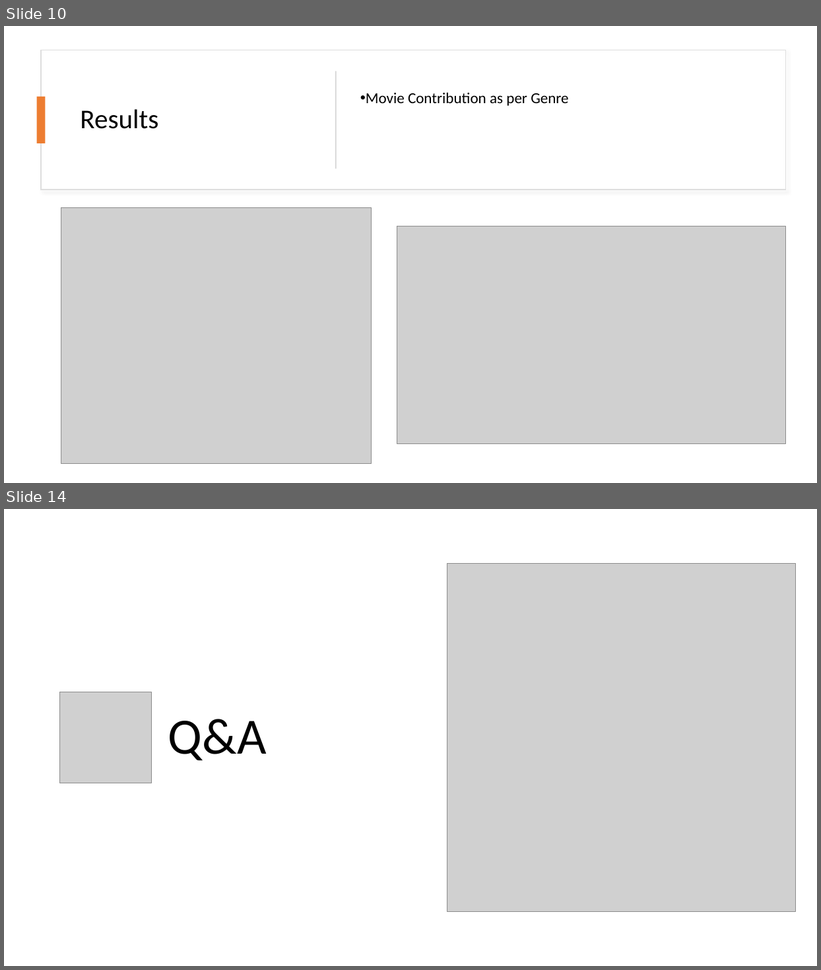
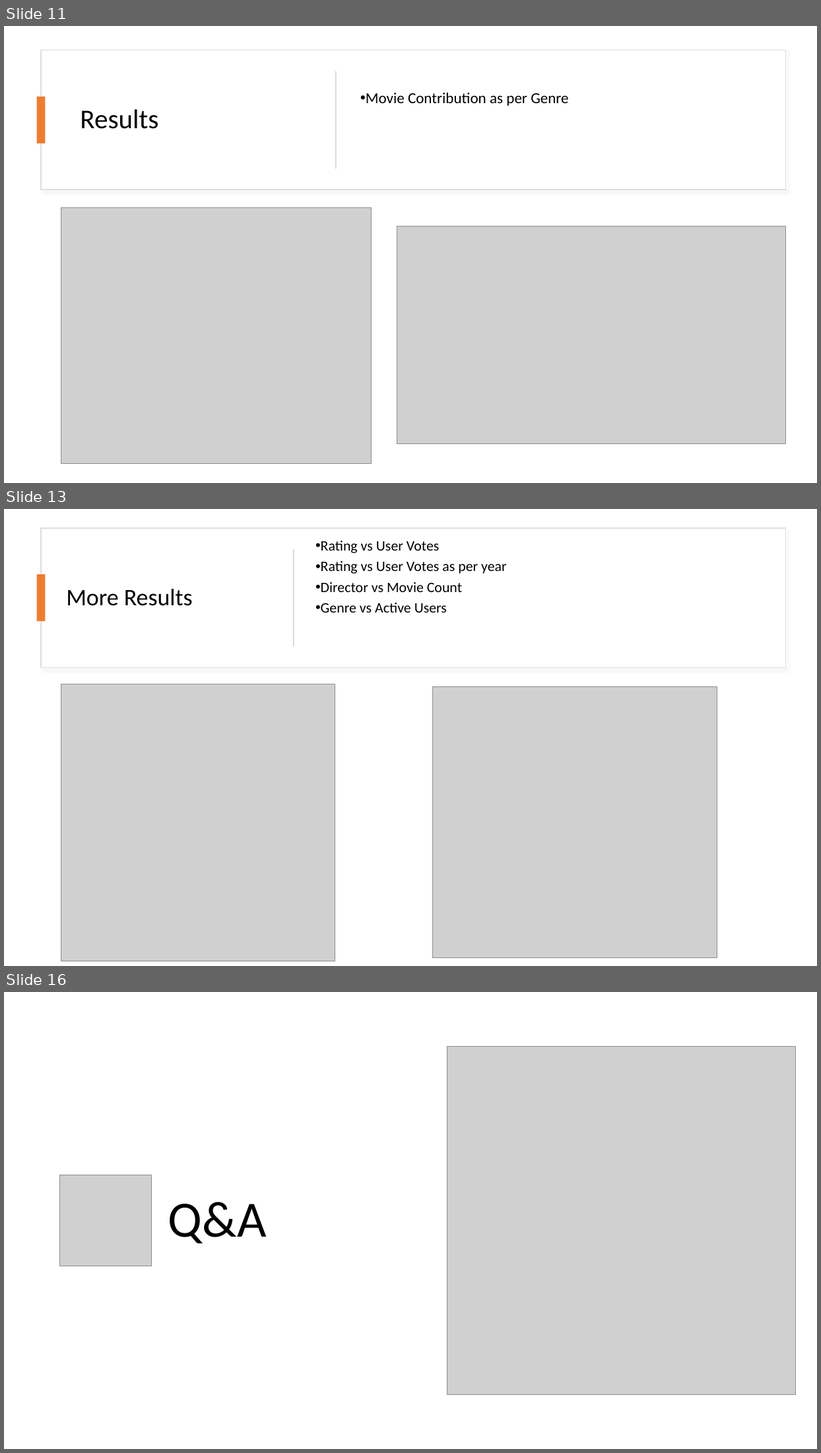
Before and after one commit to prasoons/ProjectDW, a slide deck: Project Presentation - Prasoon Sharma.pptx. Shown one above the other, each under a label of ours: slides 10 and 14 before the commit, slides 11, 13 and 16 after it; the slides between them are not shown. The pictures are 821x970 and 821x1453 pixels, drawn with LibreOffice and Linux fonts; fonts in the diff are those of the drawing; grey boxes stand for pictures. Boxes give left, top, right and bottom in pixels: in the first picture for what was removed or moved away, otherwise in the second. Text is boxed around its words. In the diff, an @@ line names an element or a change of style, - is before the commit and + after.

```diff
--- a/Project Presentation - Prasoon Sharma.pptx
+++ b/Project Presentation - Prasoon Sharma.pptx
@@ slide 13 added at box(4, 509, 817, 966), background #FFFFFF @@
@@ rectangle added at box(41, 529, 786, 667), fill #FFFFFF, outline #DEDEDE 1 pt @@
@@ text added at box(321, 541, 507, 613), 17 pt, text #000000 @@
+• Rating vs User Votes
+• Rating vs User Votes as per year
+• Director vs Movie Count
+• Genre vs Active Users
@@ rectangle added at box(293, 549, 294, 647), fill #D5D5D5 @@
@@ rectangle added at box(37, 574, 46, 621), fill #ED7D31 @@
@@ title added at box(66, 589, 193, 606), 28 pt, text #000000 @@
+More Results
@@ picture added at box(61, 685, 335, 962) @@
@@ picture added at box(432, 687, 717, 958) @@
@@ what was slide 10 is now slide 11 @@
@@ what was slide 14 is now slide 16 @@
```
Also in this commit, not shown: 4 slides changed, 1 other slide added.
